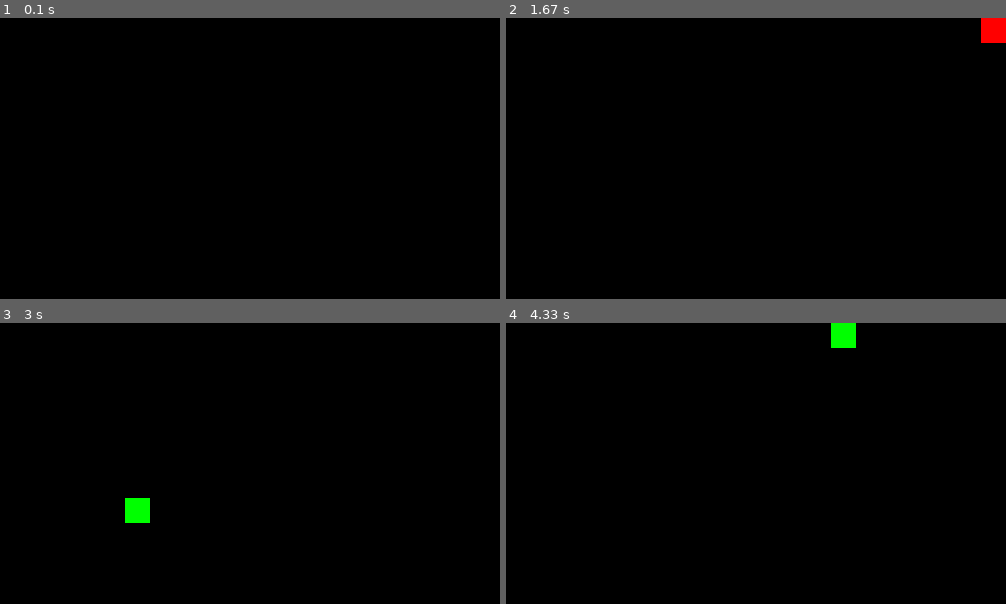
Above: before the commit, frames 1-4 (two rows, left to right).
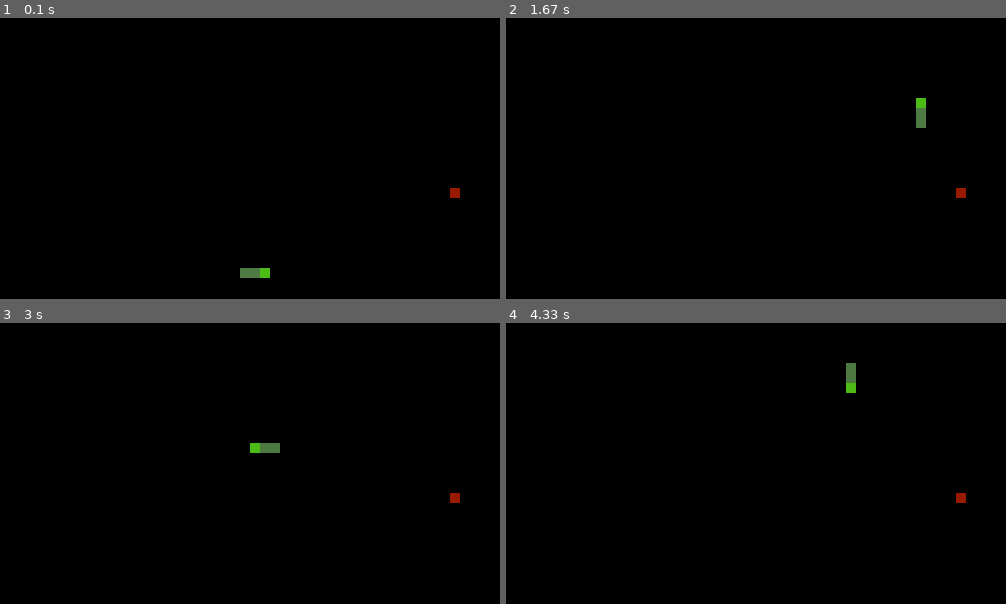
Above: after the commit, the same moments.

Repository: ArturLinnik/Python-Basics
Game: pygame game, started from Pygame/Learning-and-Testing/Snake/Snake.py
Two runs of this game, one before a commit and one after it. Both use one fixed random seed, a clock stepped at 60 frames per second and the inputs below.
Inputs:
- Up to frame 1 (0.1 s): no input
- Up to frame 2 (1.67 s): hold Right 0.33-0.8 s; hold Up 0.83-1.3 s
- Up to frame 3 (3 s): hold Left 1.83-2.37 s; hold Down 2.4-2.7 s; hold Left from 2.73 s (still down)
- Up to frame 4 (4.33 s): release Left at 3.13 s; hold Up 3.17-3.53 s; hold Right 3.57-4.2 s; hold Down from 4.23 s (still down)

The runs differ from the first frame. In frame 1, 0.3% of the frame differs, in the area x 48-92%, y 60-93%; in frame 2, 0.7%, in the area x 82-100%, y 0-65%; in frame 3, 0.7%; in frame 4, 0.7%.

Commit message:
Finished snake

Diff:
--- a/Pygame/Learning-and-Testing/Snake/Snake.py
+++ b/Pygame/Learning-and-Testing/Snake/Snake.py
@@ -6,8 +6,10 @@
 # pylint: disable = missing-module-docstring
 # pylint: disable = trailing-whitespace
 # pylint: disable = trailing-newlines
+# pylint: disable = wrong-import-order
 
 import pygame
+import random
 
 pygame.init()
 
@@ -22,32 +24,52 @@
 x = 250
 y = 250
 
-width = 25
-height = 25
+width = 10
+height = 10
 
-speed = 25
+speed = 10
 
-green = (0,255,0)
-red = (255,0,0)
-blue = (0,0,255)
+head_green = (76,187,23)
+body_green = (79,121,66)
+red_snack = (153,26,0)
 
 # Snake
 
-def snakeHead(color):
-    snake_head = pygame.draw.rect(window, color, (x,y,width,height))
+snake_head = [x,y]
+snake_body = [[x,y], [x-width, y], [x-2*width, y]]
 
-def redrawGameWindow():
-    pygame.display.update()
+# Initial moving direction
 
-# Axes
+direction = "RIGHT"
+change = direction
 
-x_axis = True
-y_axis = False
-positive = True
-negative = False
+# Snacks
 
-axis = x_axis
-sign = positive
+def snack():
+
+    random_number1 = random.randrange(0,500,10)
+    random_number2 = random.randrange(0,500,10)
+
+    my_snack = False
+
+    # For the snacks to don't appear on the snake
+
+    while not my_snack:
+
+        if random_number1 != snake_head[0] and random_number2 != snake_head[1]:
+            my_snack_x = random_number1
+            my_snack_y = random_number2
+            my_snack = True
+
+        else:
+            random_number1 = random.randrange(0,500,10)
+            random_number2 = random.randrange(0,500,10)
+
+    return my_snack_x, my_snack_y
+
+# Initial snack
+
+snack_x, snack_y = snack()
 
 # Mainloop
 
@@ -62,59 +84,85 @@
             if event.key == pygame.K_ESCAPE:
                 running = False
 
-    # Changes the movement direction
-
-    if axis == x_axis and sign == positive and x < 500 - width:
-        move = x
-        move += speed
-        x = move
-
-    elif axis == x_axis and sign == negative and x > 0:
-        move = x
-        move -= speed
-        x = move
-
-    elif axis == y_axis and sign == positive and y > 0:
-        move = y
-        move -= speed
-        y = move
-
-    elif axis == y_axis and sign == negative and y < 500 - height:
-        move = y
-        move += speed
-        y = move
-
-    else:
-        snakeHead(red)
-
     # Keys pressing
 
     keys = pygame.key.get_pressed()
 
-    if keys[pygame.K_LEFT] and x > 0:
-        move = x
-        axis = x_axis
-        sign = negative
+    if keys[pygame.K_LEFT]:
+        change = "LEFT"
 
     if keys[pygame.K_RIGHT]:
-        move = x
-        axis = x_axis
-        sign = positive
+        change = "RIGHT"
 
-    if keys[pygame.K_UP] and y > 0:
-        move = y
-        axis = y_axis
-        sign = positive
+    if keys[pygame.K_UP]:
+        change = "UP"
 
     if keys[pygame.K_DOWN]:
-        move = y
-        axis = y_axis
-        sign = negative
+        change = "DOWN"
 
-    redrawGameWindow()
+    # Changes the movement direction and prohibits going backwards
 
-    window.fill((0,0,0))
+    if change == "RIGHT" and direction != "LEFT":
+        direction = "RIGHT"
 
-    snakeHead(green)
+    elif change == "LEFT" and direction != "RIGHT":
+        direction = "LEFT"
+
+    elif change == "UP" and direction != "DOWN":
+        direction = "UP"
+
+    elif change == "DOWN" and direction != "UP":
+        direction = "DOWN"
+
+    # Moves the snake and breaks if touches the border
+
+    if direction == "RIGHT" and snake_head[0] < 500-width:
+        snake_head[0] += speed
+
+    elif direction == "LEFT" and snake_head[0] > 0:
+        snake_head[0] -= speed
+
+    elif direction == "UP" and snake_head[1] > 0:
+        snake_head[1] -= speed
+
+    elif direction == "DOWN" and snake_head[1] < 500-height:
+        snake_head[1] += speed
+
+    else:
+        break
+
+    # Breaks when head is touching body
+
+    if snake_head in snake_body[1:]:
+        break
+
+    # Creates and deletes the body in the screen
+
+    snake_body.insert(0, list(snake_head))
+    snake_body.pop()
+
+    window.fill((0,0,0))    # Black background
+
+    # Snake's head
+
+    pygame.draw.rect(window, head_green, (snake_head[0],snake_head[1], width, height))
+
+    # Snake's body
+
+    for index in snake_body[1:]:
+        pygame.draw.rect(window, body_green, pygame.Rect(index[0], index[1], width, height))
+
+    # Snacks
+
+    if snack_x == snake_head[0] and snack_y == snake_head[1]:
+        snack_x, snack_y = snack()
+        pygame.draw.rect(window, red_snack, (snack_x, snack_y, width, height))
+        snake_body.insert(0, list(snake_head))
+
+    pygame.draw.rect(window, red_snack, (snack_x, snack_y, width, height))
+
+    # Updating the screen
+
+    pygame.display.update()
 
 pygame.quit()
